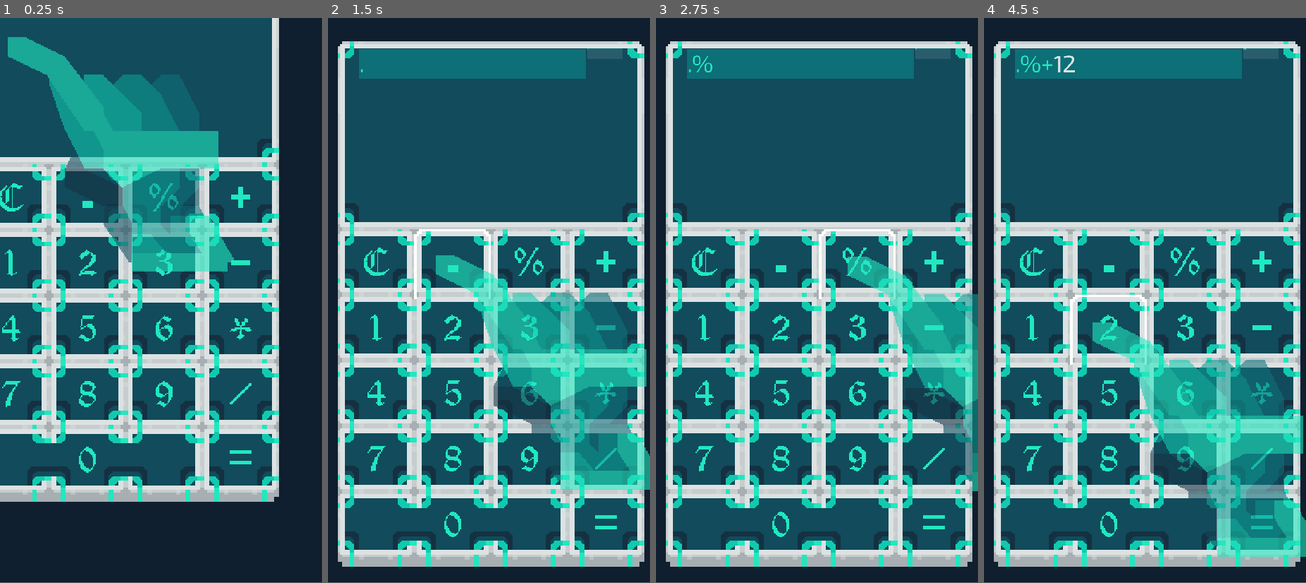
Above: before the commit, frames 1-4 (left to right).
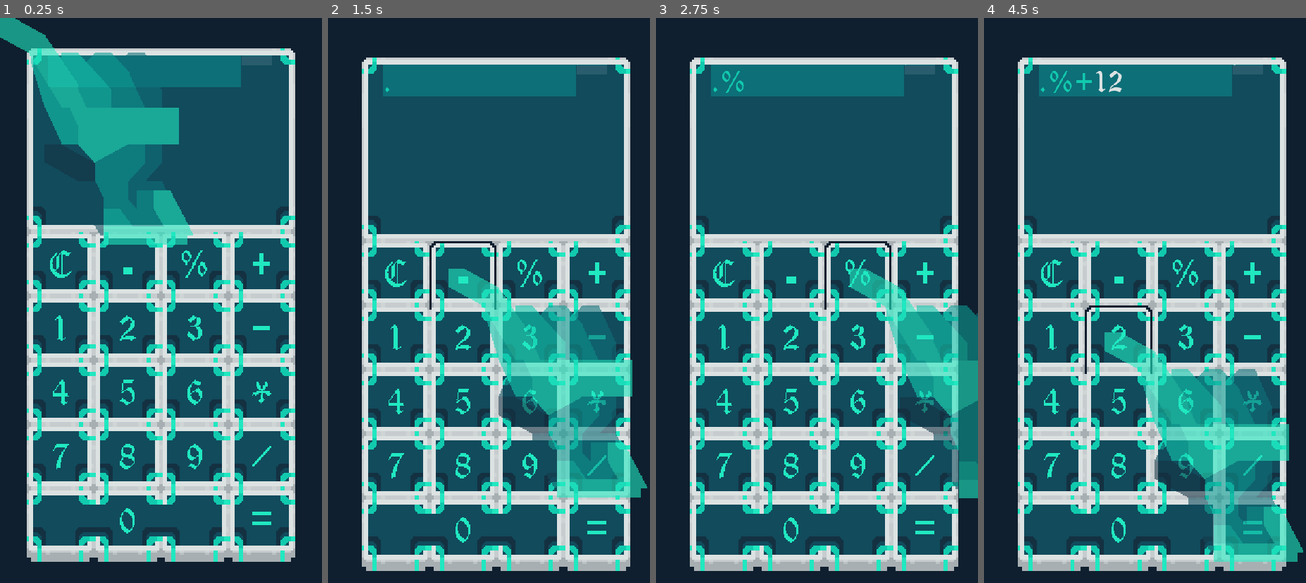
Above: after the commit, the same moments.

Repository: EXSPIRAVIT1104OFFICIAL/ABYSSAL_CALCULATOR
Game: Godot game, scene res://MAIN.tscn
The game is run twice, just before and just after one commit, with the same random seed, the same clock (stepped at 60 frames per second) and the same inputs.
Inputs:
- Up to frame 1 (0.25 s): no input
- Up to frame 2 (1.5 s): click "C" at 0.5 s; click "." at 1.25 s
- Up to frame 3 (2.75 s): click "%" at 2 s
- Up to frame 4 (4.5 s): click "+" at 2.75 s; click "1" at 3.5 s; click "2" at 4.25 s
In our replay, the window is 457x799 before the commit and 457x800 after it. These sizes can differ from the game's own. Grey fills any space a smaller window leaves; there, only what the larger window draws over its background counts as a difference.

The runs differ from the first frame. In frame 1, 58% of the frame differs, in the area x 0-92%, y 0-97%; in frame 2, 47%; in frame 3, 47%; in frame 4, 47%.

Commit message:
Custom scroll and disable text edit until the customizable button function is finished

Diff:
--- a/MAIN.gd
+++ b/MAIN.gd
@@ -1,13 +1,12 @@
 extends Node
 
-onready var RESULT = $RESULT
+onready var RESULT = $V_BOX/RESULT
 onready var OUT_LINE_SHADER = preload("res://SYSTEMS/OUTLINE.tres")
 var NODE
 var NAME
 var CONTENT
 
 func _ready():
-	RESULT.readonly = false
 	RESULT.text = ""
 	_SYNC_CONTENT()
 	for BUTTONS in get_node("BUTTONS").get_children():
@@ -43,10 +42,8 @@
 	elif NAME == "%":
 		_TYPE_IN("*0.01")
 	elif RESULT.text == "ERROR :/":
-		RESULT.readonly = true
 		for BUTTONS in get_node("BUTTONS").get_children():
 			if BUTTONS.pressed == true:
-				RESULT.readonly = false
 				RESULT.text = ""
 				_SYNC_CONTENT()
 				_TYPE_IN(NAME)
--- a/MAIN.tscn
+++ b/MAIN.tscn
@@ -151,15 +151,15 @@
 
 [node name="MAIN" type="Control"]
 use_parent_material = true
-anchor_left = -1.0
-anchor_top = -1.0
 anchor_right = 1.0
 anchor_bottom = 1.0
-margin_top = -96.0
-margin_bottom = -288.0
+margin_left = -256.0
+margin_top = -448.0
+margin_right = -256.0
+margin_bottom = -448.0
 rect_min_size = Vector2( 256, 448 )
-size_flags_horizontal = 3
-size_flags_vertical = 3
+size_flags_horizontal = 0
+size_flags_vertical = 0
 theme = ExtResource( 21 )
 script = ExtResource( 20 )
 __meta__ = {
@@ -168,9 +168,8 @@
 
 [node name="BG" type="NinePatchRect" parent="."]
 use_parent_material = true
-margin_top = 96.0
 margin_right = 256.0
-margin_bottom = 544.0
+margin_bottom = 168.0
 rect_scale = Vector2( 2, 2 )
 texture = ExtResource( 22 )
 patch_margin_left = 24
@@ -181,36 +180,43 @@
 "_edit_use_anchors_": false
 }
 
-[node name="RESULT" type="TextEdit" parent="."]
-use_parent_material = true
-anchor_left = 0.064
-anchor_top = 0.153
-anchor_right = 0.922
-anchor_bottom = 0.574
-margin_left = 3.232
-margin_top = 0.287994
-margin_right = 3.93597
-margin_bottom = -0.0960083
-rect_min_size = Vector2( 432, 296 )
+[node name="V_BOX" type="VBoxContainer" parent="."]
+margin_left = 40.0
+margin_top = 12.0
+margin_right = 468.0
+margin_bottom = 308.0
+__meta__ = {
+"_edit_use_anchors_": false
+}
+
+[node name="RESULT" type="TextEdit" parent="V_BOX"]
+use_parent_material = true
+margin_right = 428.0
+margin_bottom = 296.0
+rect_min_size = Vector2( 428, 296 )
 mouse_default_cursor_shape = 3
-size_flags_horizontal = 4
-size_flags_vertical = 4
+size_flags_horizontal = 3
+size_flags_vertical = 3
 custom_colors/member_variable_color = Color( 0.866667, 0.890196, 0.890196, 1 )
-custom_colors/function_color = Color( 0.0470588, 0.615686, 0.580392, 1 )
-custom_colors/symbol_color = Color( 0.129412, 0.913725, 0.756863, 1 )
+custom_colors/function_color = Color( 0.129412, 0.913725, 0.756863, 1 )
+custom_colors/symbol_color = Color( 0.0705882, 0.796078, 0.686275, 1 )
 custom_colors/caret_background_color = Color( 0.129412, 0.913725, 0.756863, 0.392157 )
 custom_colors/selection_color = Color( 0.0823529, 0.196078, 0.258824, 1 )
 custom_colors/caret_color = Color( 0.866667, 0.890196, 0.890196, 1 )
-custom_colors/font_color_selected = Color( 0.129412, 0.913725, 0.756863, 1 )
-custom_colors/font_color = Color( 0.0470588, 0.615686, 0.580392, 1 )
+custom_colors/font_color = Color( 0.129412, 0.913725, 0.756863, 1 )
 custom_colors/background_color = Color( 0.0705882, 0.298039, 0.364706, 1 )
 custom_colors/number_color = Color( 0.866667, 0.890196, 0.890196, 1 )
 custom_colors/completion_background_color = Color( 0.0627451, 0.12549, 0.188235, 0.392157 )
 custom_colors/current_line_color = Color( 0.054902, 0.439216, 0.47451, 1 )
-custom_colors/mark_color = Color( 0.0470588, 0.615686, 0.580392, 1 )
-custom_colors/word_highlighted_color = Color( 0.866667, 0.890196, 0.890196, 1 )
+custom_colors/mark_color = Color( 0.866667, 0.890196, 0.890196, 1 )
 custom_colors/font_color_readonly = Color( 0.129412, 0.913725, 0.756863, 1 )
-custom_constants/line_spacing = 2
+custom_constants/line_spacing = 0
+text = "ABYSSAL
+ _
+CALCULATOR
+
+Version(1.0)
+"
 readonly = true
 highlight_current_line = true
 syntax_highlighting = true
@@ -227,9 +233,8 @@
 
 [node name="DISPLAY_BG" type="NinePatchRect" parent="."]
 use_parent_material = true
-margin_top = 96.0
 margin_right = 256.0
-margin_bottom = 264.0
+margin_bottom = 168.0
 rect_scale = Vector2( 2, 2 )
 texture = ExtResource( 24 )
 draw_center = false
@@ -238,7 +243,6 @@
 patch_margin_right = 24
 patch_margin_bottom = 32
 __meta__ = {
-"_edit_group_": true,
 "_edit_use_anchors_": false
 }
 
@@ -247,12 +251,14 @@
 anchor_top = 1.0
 anchor_right = 1.0
 anchor_bottom = 1.0
-margin_top = -288.0
-margin_right = -256.0
+margin_top = -576.0
+margin_right = -512.0
+margin_bottom = -288.0
 rect_scale = Vector2( 2, 2 )
 size_flags_horizontal = 3
 size_flags_vertical = 3
 __meta__ = {
+"_edit_group_": true,
 "_edit_use_anchors_": false
 }
 
@@ -624,9 +630,9 @@
 position = Vector2( 0, 96 )
 
 [node name="CAMERA" type="Camera2D" parent="."]
-position = Vector2( 256, 544 )
+position = Vector2( 256, 440 )
 current = true
-zoom = Vector2( 2.1, 2.15 )
+zoom = Vector2( 1.2, 1.1 )
 process_mode = 0
 limit_smoothed = true
 drag_margin_h_enabled = true
@@ -638,6 +644,3 @@
 __meta__ = {
 "_edit_group_": true
 }
-
-[node name="CanvasLayer" type="Node2D" parent="."]
-[connection signal="text_changed" from="RESULT" to="." method="_on_RESULT_text_changed"]
--- /dev/null
+++ b/SYSTEMS/GRABBER.tres
@@ -0,0 +1,6 @@
+[gd_resource type="StyleBoxTexture" load_steps=2 format=2]
+
+[ext_resource path="res://SYSTEMS/V_SLIDER.png" type="Texture" id=1]
+
+[resource]
+texture = ExtResource( 1 )
--- /dev/null
+++ b/SYSTEMS/GRABBER_HIGHLIGHT.tres
@@ -0,0 +1,8 @@
+[gd_resource type="StyleBoxTexture" load_steps=2 format=2]
+
+[ext_resource path="res://SYSTEMS/V_SCROLL_HIGHLIGHT.png" type="Texture" id=1]
+
+[resource]
+texture = ExtResource( 1 )
+margin_top = 5.0
+margin_bottom = 5.0
--- a/SYSTEMS/OUTLINE.tres
+++ b/SYSTEMS/OUTLINE.tres
@@ -66,7 +66,7 @@
 
 [resource]
 shader = SubResource( 1 )
-shader_param/color = Color( 1, 1, 1, 1 )
+shader_param/color = Color( 0.0627451, 0.12549, 0.188235, 1 )
 shader_param/width = 2.0
 shader_param/pattern = 2
 shader_param/inside = true
--- /dev/null
+++ b/SYSTEMS/SCROLL.tres
@@ -0,0 +1,9 @@
+[gd_resource type="StyleBoxTexture" load_steps=2 format=2]
+
+[ext_resource path="res://SYSTEMS/V_SCROLL.png" type="Texture" id=1]
+
+[resource]
+texture = ExtResource( 1 )
+region_rect = Rect2( 0, 0, 20, 640 )
+margin_top = 5.0
+margin_bottom = 5.0
--- a/SYSTEMS/THEME.tres
+++ b/SYSTEMS/THEME.tres
@@ -1,9 +1,12 @@
-[gd_resource type="Theme" load_steps=3 format=2]
+[gd_resource type="Theme" load_steps=6 format=2]
 
-[ext_resource path="res://FONTS/Exo2-Regular.ttf" type="DynamicFontData" id=1]
+[ext_resource path="res://FONTS/OLDENGL.TTF" type="DynamicFontData" id=1]
+[ext_resource path="res://SYSTEMS/GRABBER.tres" type="StyleBox" id=2]
+[ext_resource path="res://SYSTEMS/SCROLL.tres" type="StyleBox" id=3]
+[ext_resource path="res://SYSTEMS/GRABBER_HIGHLIGHT.tres" type="StyleBox" id=4]
 
 [sub_resource type="DynamicFont" id=1]
-size = 40
+size = 56
 font_data = ExtResource( 1 )
 
 [resource]
@@ -400,11 +403,11 @@
 VScrollBar/icons/decrement_highlight = null
 VScrollBar/icons/increment = null
 VScrollBar/icons/increment_highlight = null
-VScrollBar/styles/grabber = null
-VScrollBar/styles/grabber_highlight = null
-VScrollBar/styles/grabber_pressed = null
-VScrollBar/styles/scroll = null
-VScrollBar/styles/scroll_focus = null
+VScrollBar/styles/grabber = ExtResource( 2 )
+VScrollBar/styles/grabber_highlight = ExtResource( 4 )
+VScrollBar/styles/grabber_pressed = ExtResource( 4 )
+VScrollBar/styles/scroll = ExtResource( 3 )
+VScrollBar/styles/scroll_focus = ExtResource( 3 )
 VSeparator/constants/separation = 8
 VSeparator/styles/separator = null
 VSlider/icons/grabber = null
--- a/project.godot
+++ b/project.godot
@@ -26,15 +26,14 @@
 
 [display]
 
-window/size/width=256
-window/size/height=448
-window/size/resizable=false
+window/size/width=512
+window/size/height=896
 window/size/test_width=512
 window/size/test_height=896
 window/dpi/allow_hidpi=true
 window/handheld/orientation="portrait"
 window/stretch/mode="2d"
-window/stretch/aspect="keep"
+window/stretch/aspect="expand"
 
 [gui]
 
Binary file added: FONTS/OLDENGL.TTF
Empty file added: Godot_v3.2.3-stable_export_templates.tpz.baiduyun.uploading.cfg
Empty file added: MOUSE_CURSOR_NULL.ase.baiduyun.uploading.cfg
Binary file added: SYSTEMS/V_SCROLL.png
Not shown, added: SYSTEMS/V_SCROLL.png.import
Binary file added: SYSTEMS/V_SCROLL_HIGHLIGHT.png
Not shown, added: SYSTEMS/V_SCROLL_HIGHLIGHT.png.import
Binary file added: SYSTEMS/V_SLIDER.png
Not shown, added: SYSTEMS/V_SLIDER.png.import
Empty file added: ascii.png.baiduyun.uploading.cfg
Empty file added: ascii.png.import.baiduyun.uploading.cfg
Not shown, removed: project.godot.tmp
